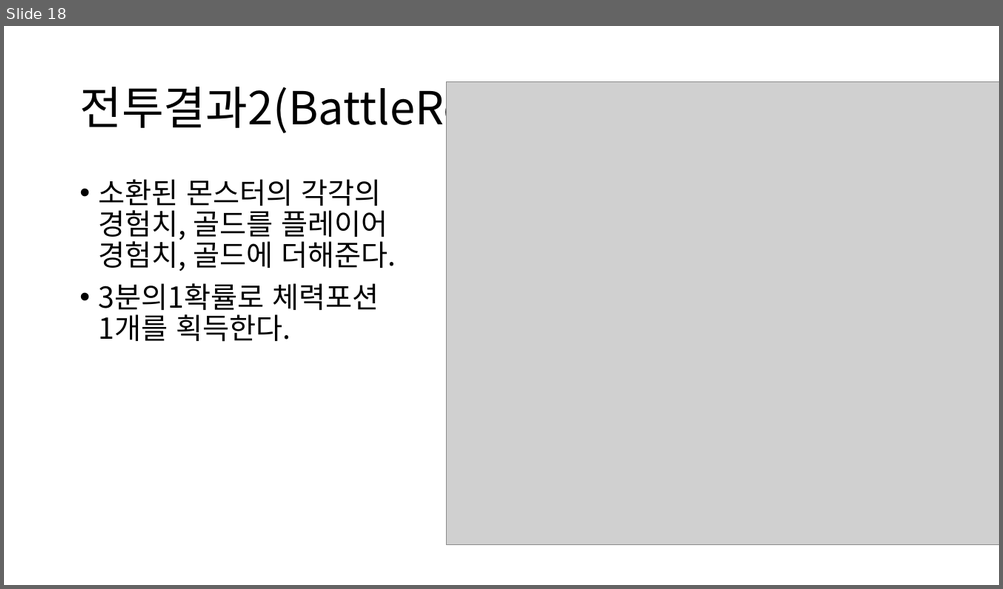
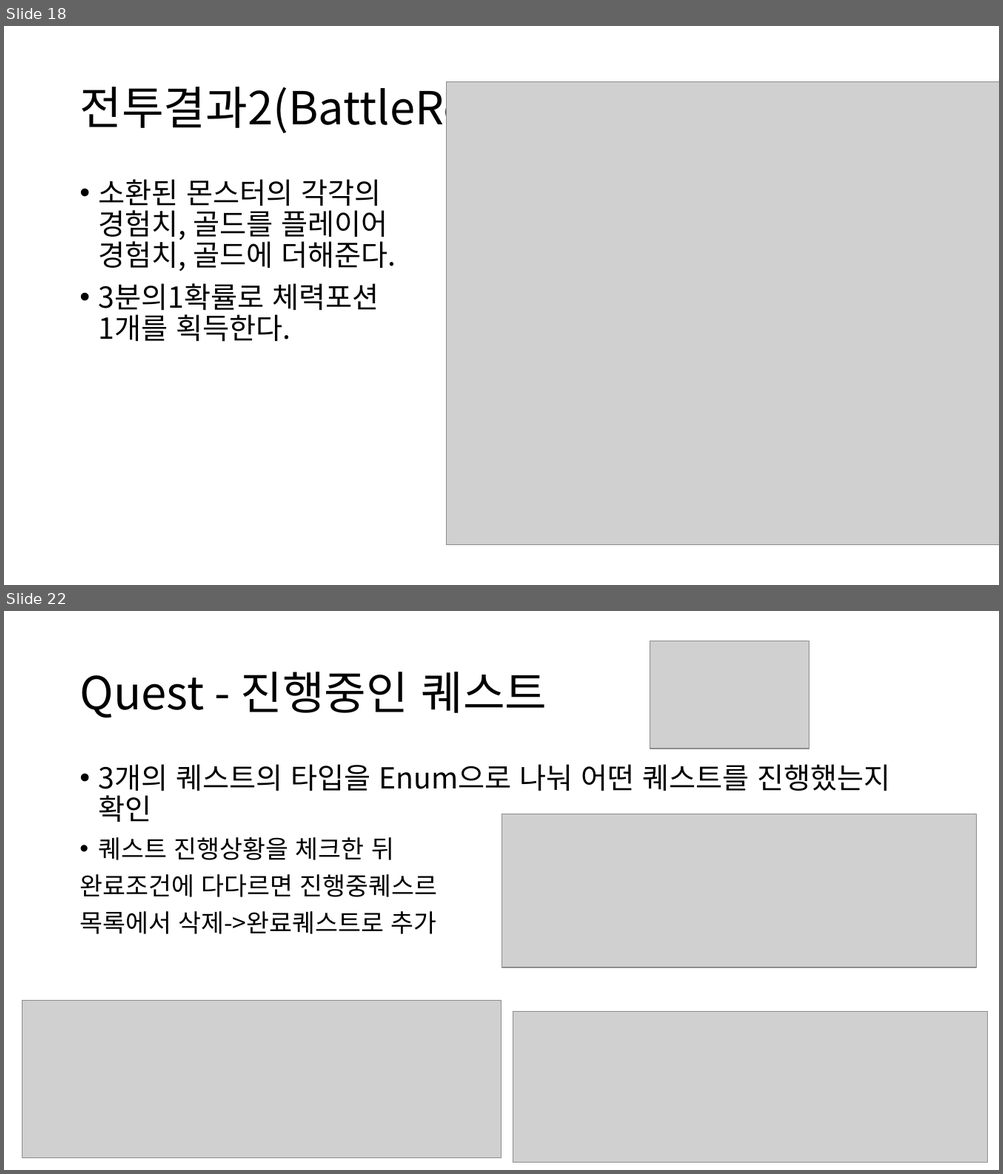
Before and after one commit to sh010207/TextRPG, a slide deck: 수조.pptx. Shown one above the other, each under a label of ours: slide 18 before the commit, slides 18 and 22 after it; the slides between them are not shown. The pictures are 1003x589 and 1003x1174 pixels, drawn with LibreOffice and Linux fonts; fonts in the diff are those of the drawing; grey boxes stand for pictures. Boxes give left, top, right and bottom in pixels: in the first picture for what was removed or moved away, otherwise in the second. Text is boxed around its words. In the diff, an @@ line names an element or a change of style, - is before the commit and + after.

```diff
--- a/수조.pptx
+++ b/수조.pptx
@@ slide 22 added at (x1=4, y1=611, x2=999, y2=1170), background #FFFFFF @@
@@ picture added at (x1=650, y1=641, x2=809, y2=749) @@
@@ title added at (x1=79, y1=672, x2=546, y2=718), 44 pt, text #000000 @@
+Quest - 진행중인 퀘스트
@@ text added at (x1=79, y1=764, x2=890, y2=934), 24 pt, text #000000 @@
+• 3개의 퀘스트의 타입을 Enum으로 나눠 어떤 퀘스트를 진행했는지 확인
+• 퀘스트 진행상황을 체크한 뒤
+완료조건에 다다르면 진행중퀘스르
+목록에서 삭제->완료퀘스트로 추가
@@ picture added at (x1=502, y1=814, x2=976, y2=968) @@
@@ picture added at (x1=22, y1=1000, x2=501, y2=1159) @@
@@ picture added at (x1=513, y1=1011, x2=988, y2=1162) @@
```
Also in this commit, not shown: 2 slides changed, 4 other slides added, 2 other files.
